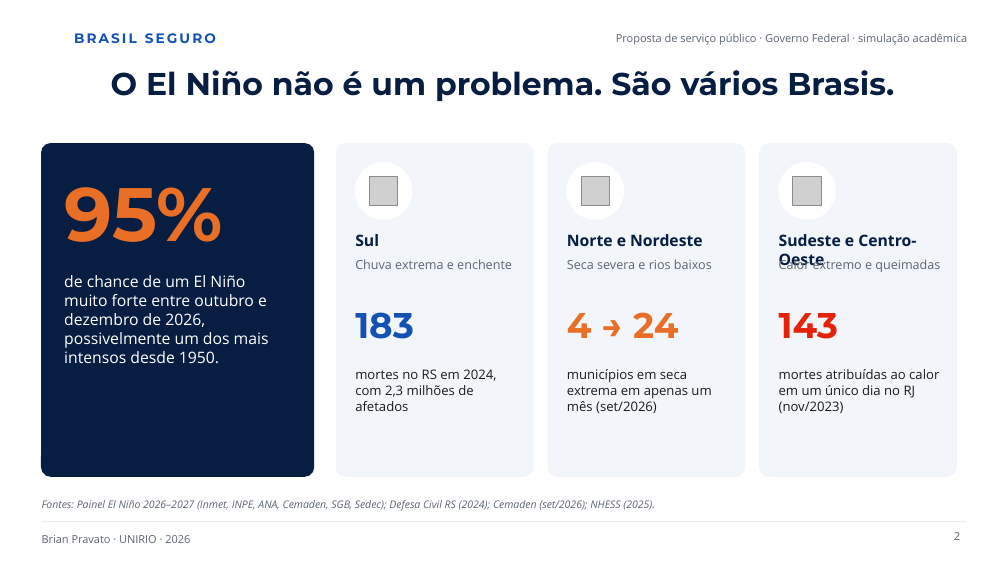
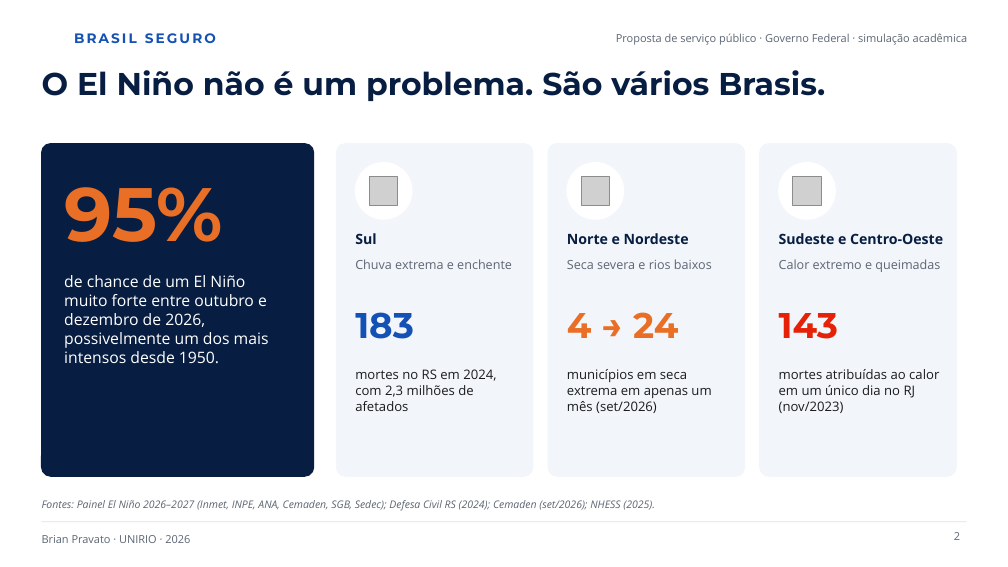
Before and after one commit to kbrianps/brasil-seguro, a slide deck: slide 2 of brasil-seguro.pptx. Drawn at 1008x567 pixels with LibreOffice and Linux fonts; fonts in the diff are those of the drawing; grey boxes stand for pictures; background and template pictures are left out. Boxes give left, top, right and bottom in pixels: in the first picture for what was removed or moved away, otherwise in the second. Text is boxed around its words. In the diff, an @@ line names an element or a change of style, - is before the commit and + after.

```diff
--- a/brasil-seguro.pptx
+++ b/brasil-seguro.pptx
@@ title "O El Niño não é ..." at (x1=42, y1=70, x2=825, y2=101): alignment centre to left @@
@@ size 15 to 13.5 pt in 3 elements at (x1=355, y1=233, x2=376, y2=244), (x1=567, y1=233, x2=689, y2=244), (x1=779, y1=233, x2=943, y2=244) @@
```
Also in this commit, not shown: 13 other slides changed, 1 slide added, 2 other files.
